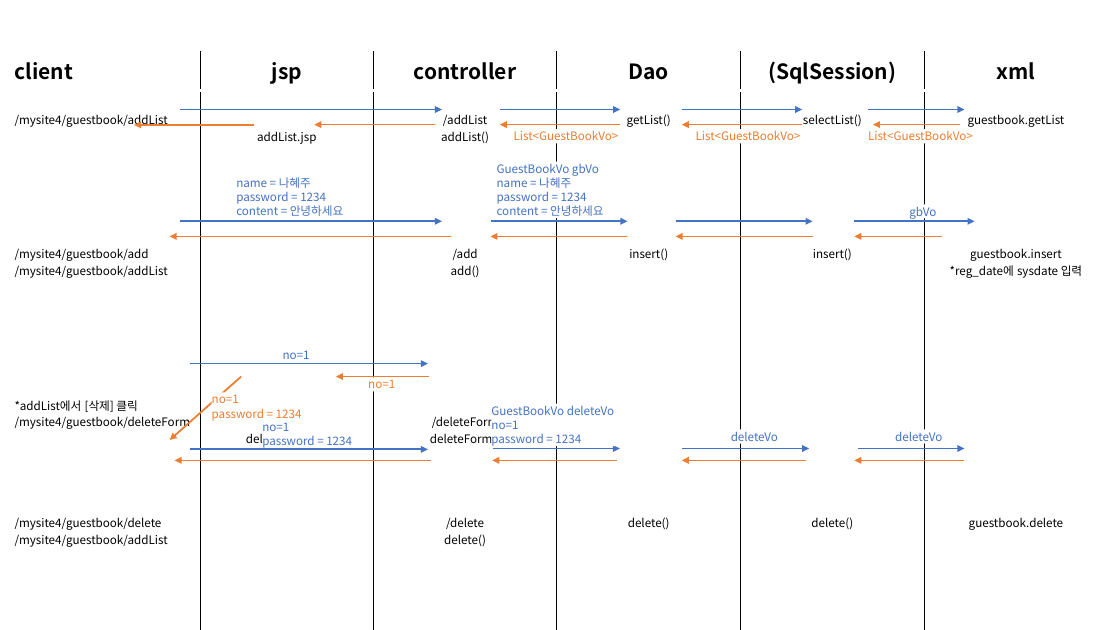
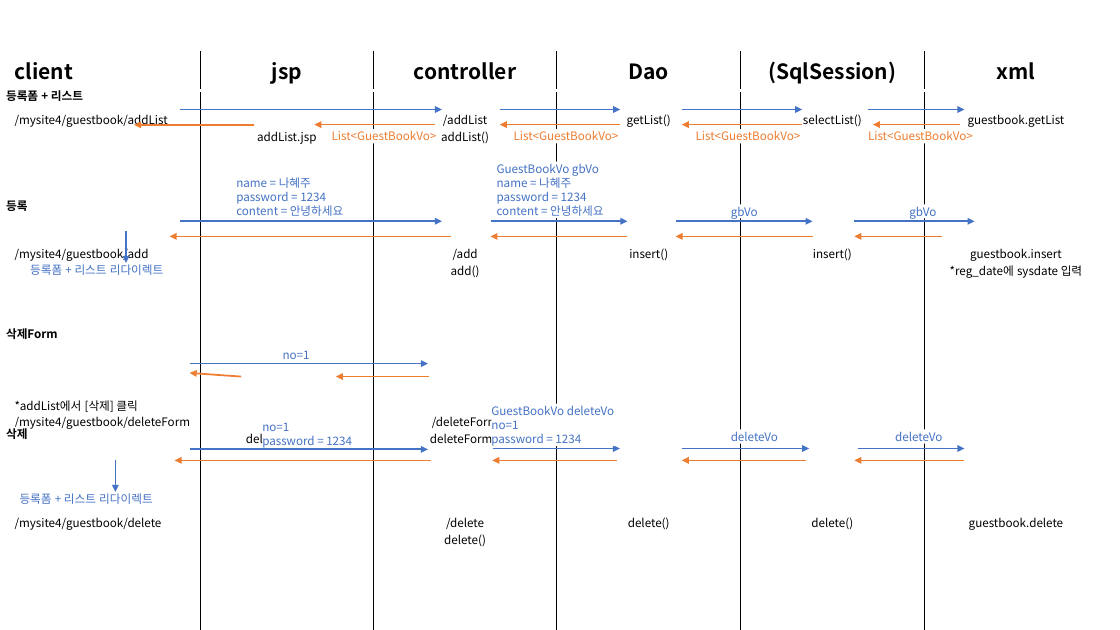
Before and after one commit to hyejuna/mysite4, a slide deck: slide 1 of mysite4_guestbook_sequencediagram.pptx. Drawn at 1120x630 pixels with LibreOffice and Linux fonts; fonts in the diff are those of the drawing. Boxes give left, top, right and bottom in pixels: in the first picture for what was removed or moved away, otherwise in the second. Text is boxed around its words. In the diff, an @@ line names an element or a change of style, - is before the commit and + after.

Commit message:
service 추가(user,guestbook)

```diff
--- a/mysite4_guestbook_sequencediagram.pptx
+++ b/mysite4_guestbook_sequencediagram.pptx
@@ table at (6, 51, 1109, 628) @@
-row 2, column 1: /mysite4/guestbook/addList / /mysite4/guestbook/add / /mysite4/guestbook/addList / *addList에서 [삭제] 클릭 / /mysite4/guestbook/deleteForm / /mysite4/guestbook/delete / /mysite4/guestbook/addList
+row 2, column 1: /mysite4/guestbook/addList / /mysite4/guestbook/add / *addList에서 [삭제] 클릭 / /mysite4/guestbook/deleteForm / /mysite4/guestbook/delete
@@ rectangle added at (6, 88, 93, 103), fill #FFFFFF, 10 pt, text #000000, bold @@
+등록폼 + 리스트
@@ rectangle added at (332, 129, 439, 144), fill #FFFFFF, 10 pt, text #ED7D31 @@
+List<GuestBookVo>
@@ rectangle added at (6, 199, 29, 213), fill #FFFFFF, 10 pt, text #000000, bold @@
+등록
@@ text added at (731, 204, 758, 220), 10 pt, text #4472C4 @@
+gbVo
@@ arrow added from (126, 231) to (126, 263), #4472C4 1.5 pt @@
@@ rectangle added at (30, 263, 181, 277), fill #FFFFFF, 10 pt, text #4472C4 @@
+등록폼 + 리스트 리다이렉트
@@ rectangle added at (6, 328, 59, 342), fill #FFFFFF, 10 pt, text #000000, bold @@
+삭제Form
@@ arrow moved from (241, 376) - (170, 440) to (241, 376) - (190, 373) @@
@@ text removed at (368, 376, 395, 392) @@
-no=1
@@ rectangle removed at (212, 392, 305, 421) @@
-no=1
-password = 1234
@@ rectangle added at (6, 427, 29, 441), fill #FFFFFF, 10 pt, text #000000, bold @@
+삭제
@@ arrow added from (115, 460) to (115, 492), #4472C4 1.5 pt @@
@@ rectangle added at (19, 492, 170, 507), fill #FFFFFF, 10 pt, text #4472C4 @@
+등록폼 + 리스트 리다이렉트
```
Also in this commit, not shown: 15 other files.
